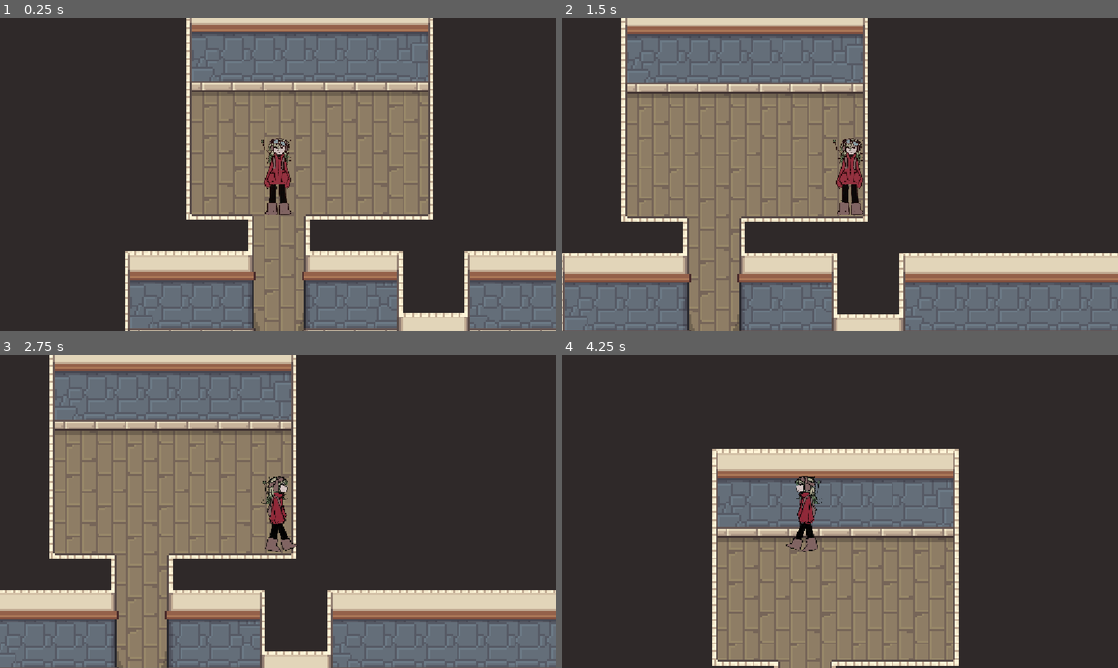
Above: before the commit, frames 1-4 (two rows, left to right).
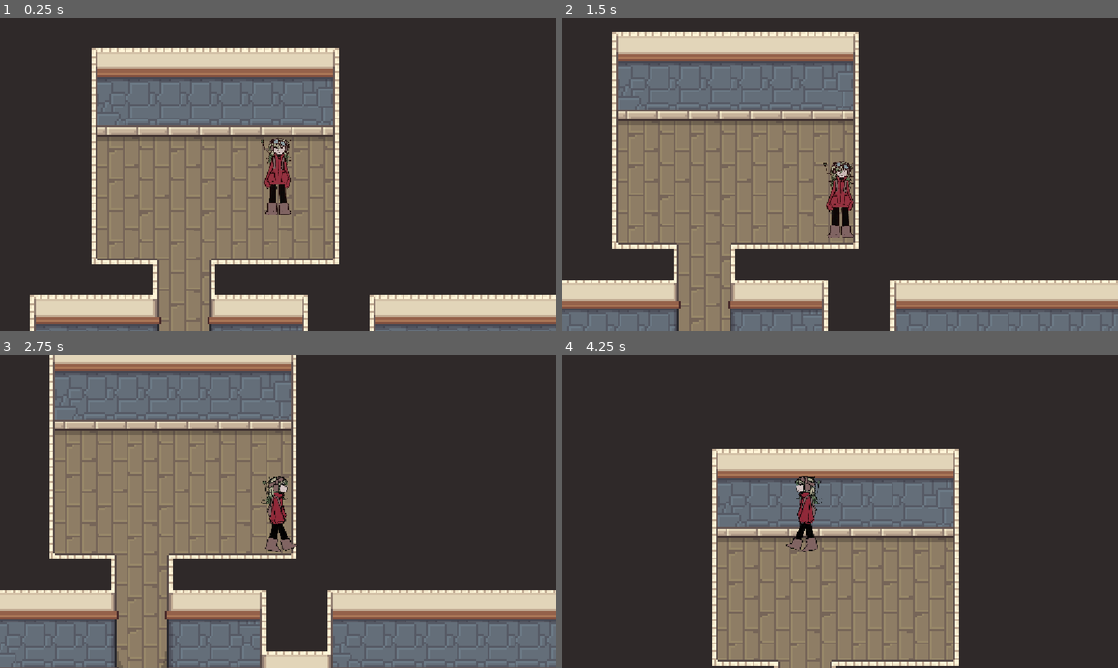
Above: after the commit, the same moments.

Repository: Jiwwie/gymnasiearbete
Game: Godot game, scene res://scenes/rooms/house.tscn
Same seed, same stepped clock (60 frames per second), same inputs: the game is played once before the commit and once after it.
Inputs:
- Up to frame 1 (0.25 s): no input
- Up to frame 2 (1.5 s): hold D (move_right) 0.53-1.28 s; tap E (interact) at 0.6, 1.35 s; hold S (move_down) from 1.28 s (still down)
- Up to frame 3 (2.75 s): release S (move_down) at 2.03 s; hold D (move_right) from 2.03 s (still down); tap E (interact) at 2.1 s
- Up to frame 4 (4.25 s): release D (move_right) at 2.78 s; hold W (move_up) 2.78-3.53 s; tap E (interact) at 2.85, 3.6 s; hold A (move_left) from 3.53 s (still down)

The runs differ from the first frame. In frame 1, 55% of the frame differs, in the area x 5-100%, y 0-100%; in frame 2, 36%; in frame 3, 0.1%; in frame 4, less than 0.1%.

Commit message:
Update Player start positions in map and house scenes
Adjusted the Player node positions in maptest1.tscn and house.tscn to new coordinates, likely to improve initial placement or gameplay experience.

Diff:
--- a/scenes/maptest/maptest1.tscn
+++ b/scenes/maptest/maptest1.tscn
@@ -48,4 +48,4 @@
 tile_set = ExtResource("2_qyum4")
 
 [node name="Player" parent="." instance=ExtResource("2_gs85w")]
-position = Vector2(659, -366)
+position = Vector2(305, 92)
--- a/scenes/rooms/house.tscn
+++ b/scenes/rooms/house.tscn
@@ -24,4 +24,4 @@
 tile_set = ExtResource("1_8rb7l")
 
 [node name="Player" parent="." instance=ExtResource("1_kanab")]
-position = Vector2(-129, 49)
+position = Vector2(-31, 3)
